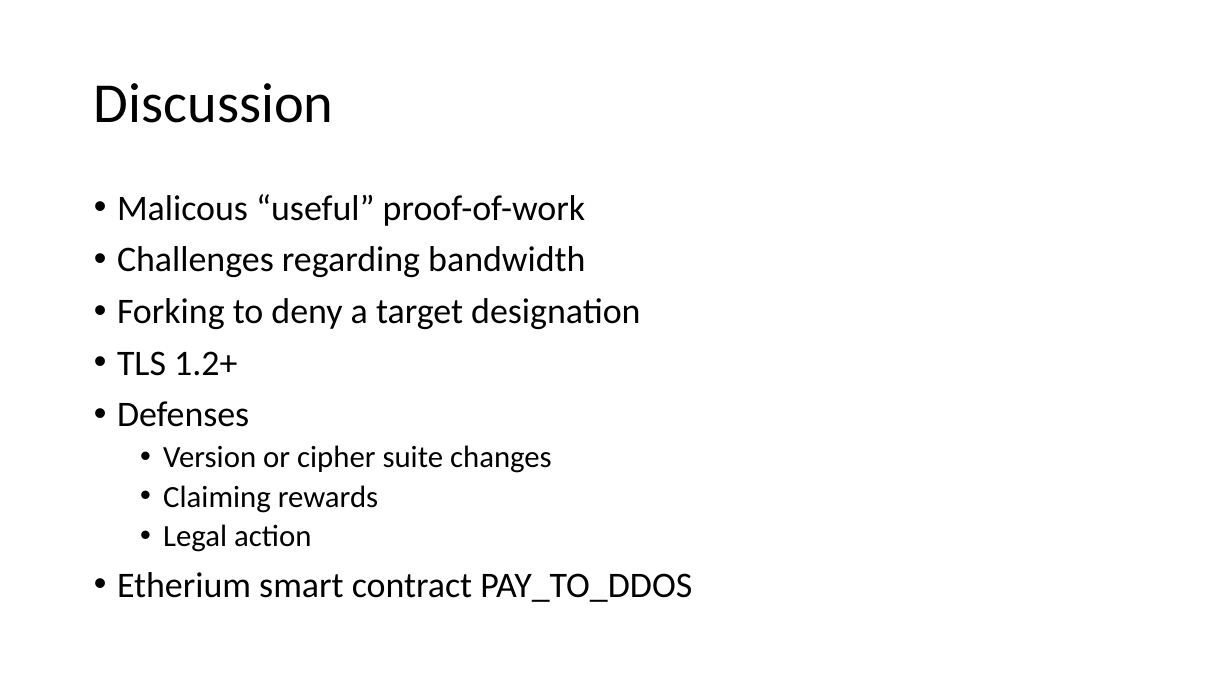
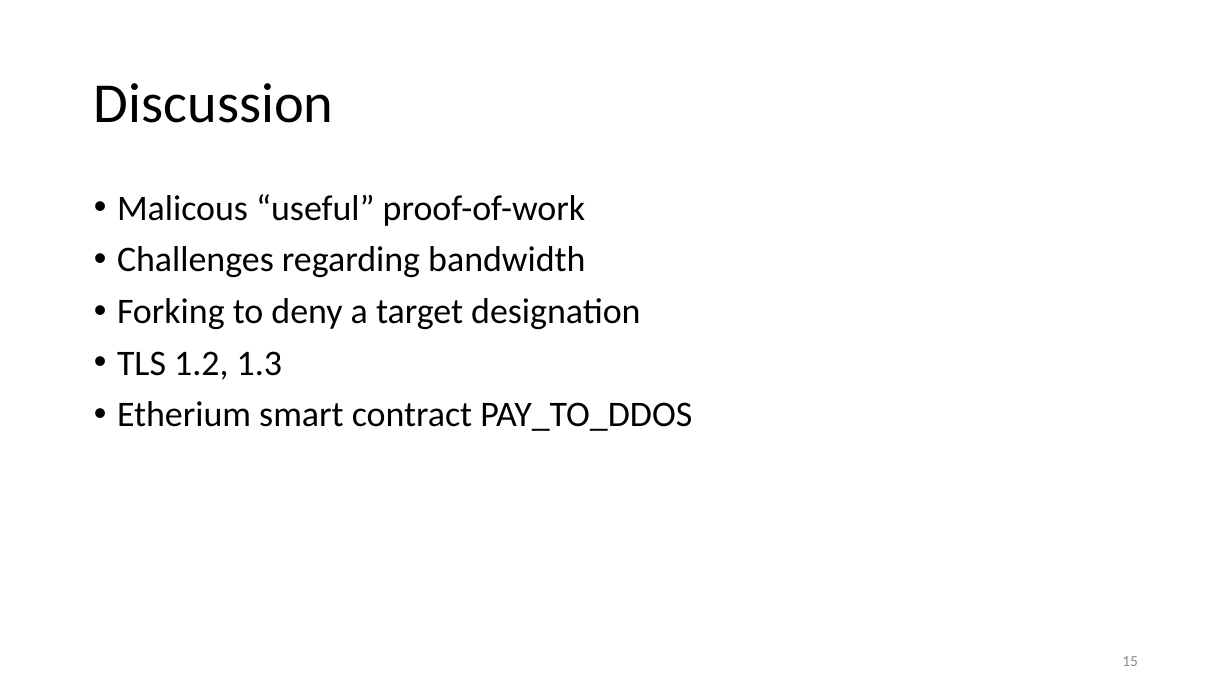
Before and after one commit to ewust/DDoSCoin, a slide deck: slide 15 of presentation/DDoSCoin.pptx. Drawn at 1232x693 pixels with LibreOffice and Linux fonts; fonts in the diff are those of the drawing. Boxes give left, top, right and bottom in pixels: in the first picture for what was removed or moved away, otherwise in the second. Text is boxed around its words. In the diff, an @@ line names an element or a change of style, - is before the commit and + after.

Commit message:
Updating presentation

```diff
--- a/presentation/DDoSCoin.pptx
+++ b/presentation/DDoSCoin.pptx
@@ text at [117, 351, 282, 380]: text changed; size 24 to 28 pt @@
-• TLS 1.2+
-• Defenses
-  • Version or cipher suite changes
-  • Claiming rewards
-  • Legal action
+• TLS 1.2, 1.3
@@ page number added at [1122, 656, 1138, 666], 12 pt, text #8C8C8C @@
+15
```
Also in this commit, not shown: 15 other slides changed, 2 slides added, 1 slide removed.
